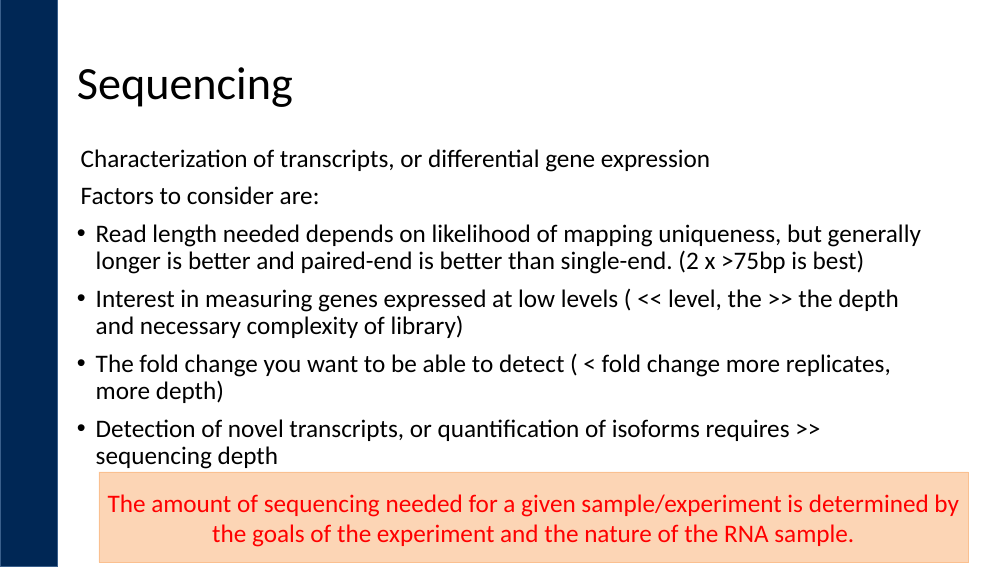
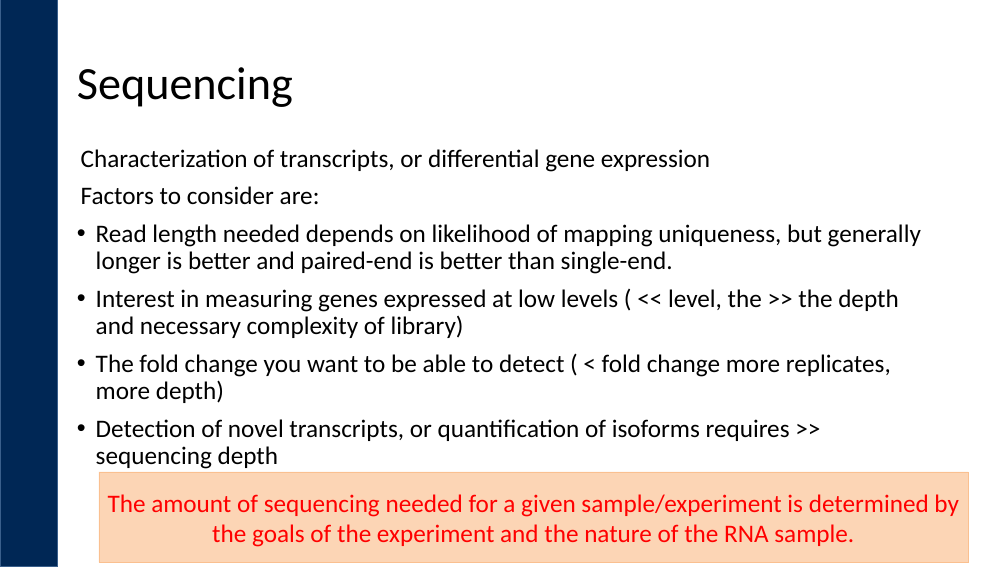
Before and after one commit to ucdavis-bioinformatics-training/ucdavis-bioinformatics-training.presentations, a slide deck: slide 21 of mrna/mRNAseq-expDesign_May_2020.pptx. Drawn at 1008x567 pixels with LibreOffice and Linux fonts; fonts in the diff are those of the drawing; background and template pictures are left out. Boxes give left, top, right and bottom in pixels: in the first picture for what was removed or moved away, otherwise in the second. Text is boxed around its words. In the diff, an @@ line names an element or a change of style, - is before the commit and + after.

```diff
--- a/mrna/mRNAseq-expDesign_May_2020.pptx
+++ b/mrna/mRNAseq-expDesign_May_2020.pptx
@@ text at box(96, 224, 921, 274): text changed @@
-• Read length needed depends on likelihood of mapping uniqueness, but generally longer is better and paired-end is better than single-end. (2 x >75bp is best)
+• Read length needed depends on likelihood of mapping uniqueness, but generally longer is better and paired-end is better than single-end.
```
Also in this commit, not shown: 2 other slides changed, 4 other files.
